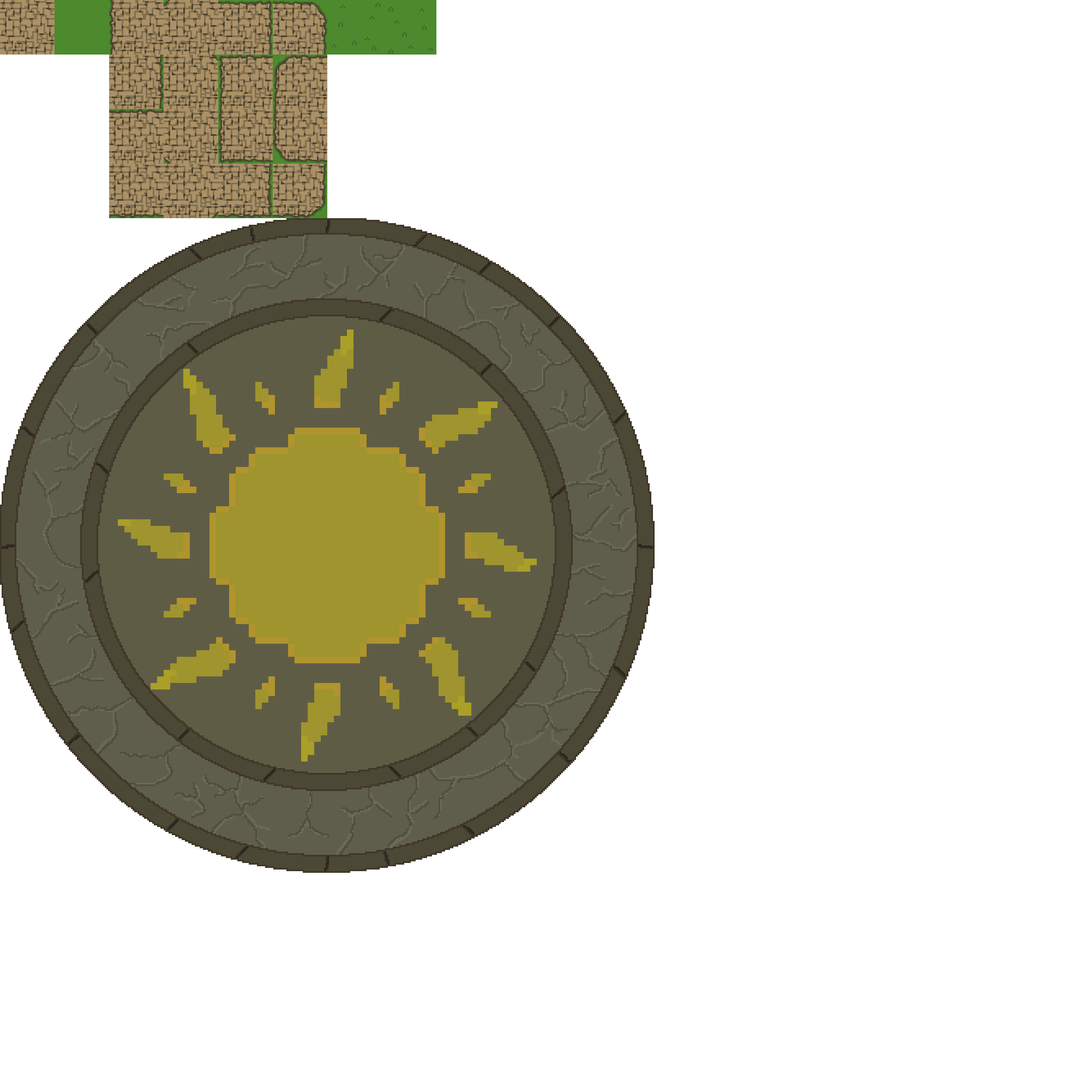
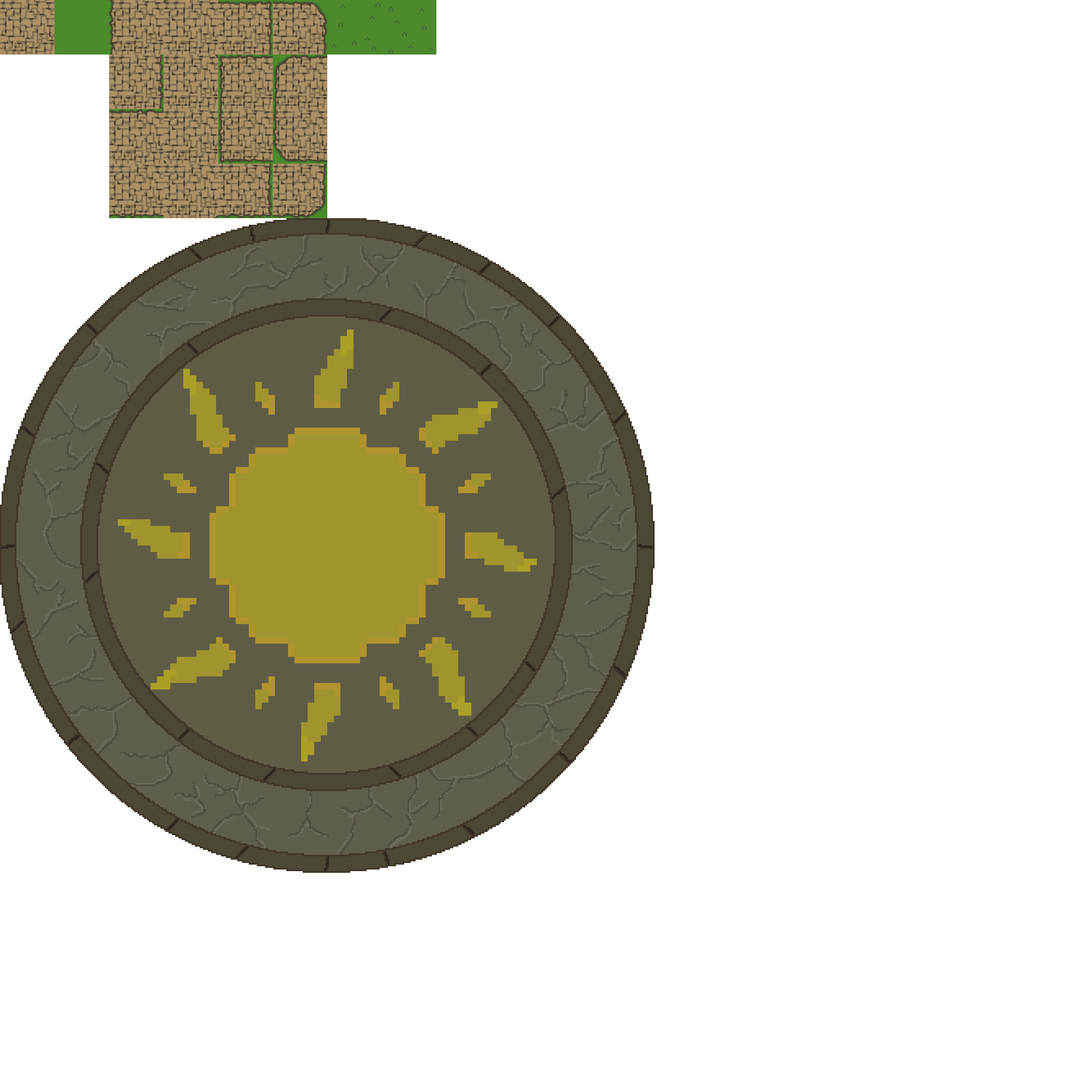
Two versions of the same layered image (1091x1091). Layer-by-layer changes:
painted on "tiles" over box(163, 0, 219, 219)
